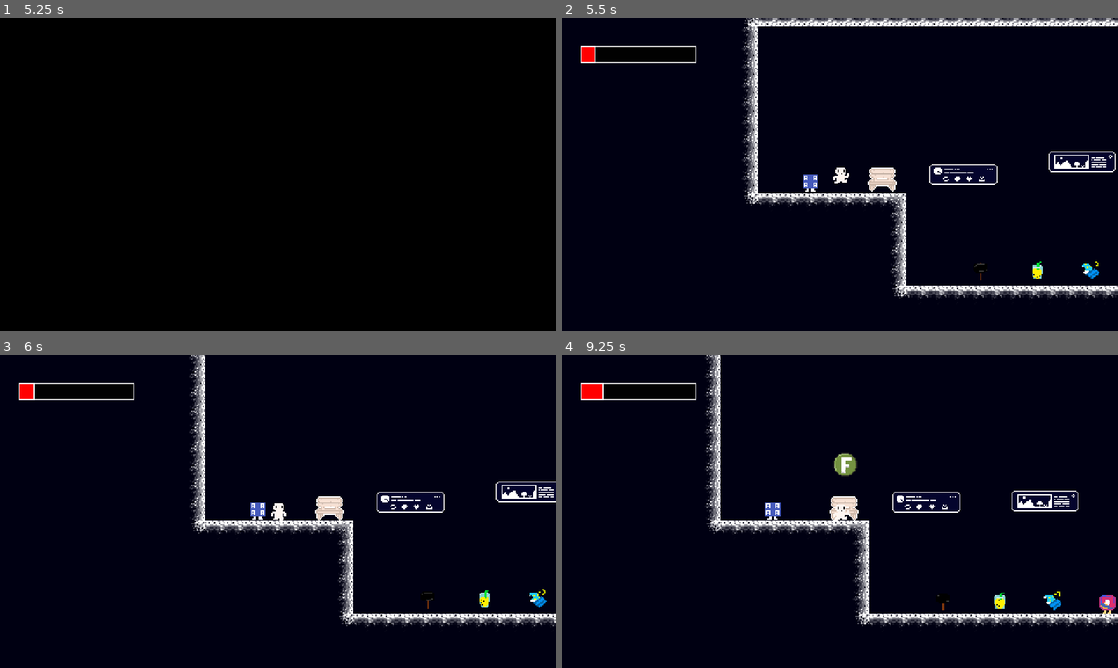
Above: before the commit, frames 1-4 (two rows, left to right).
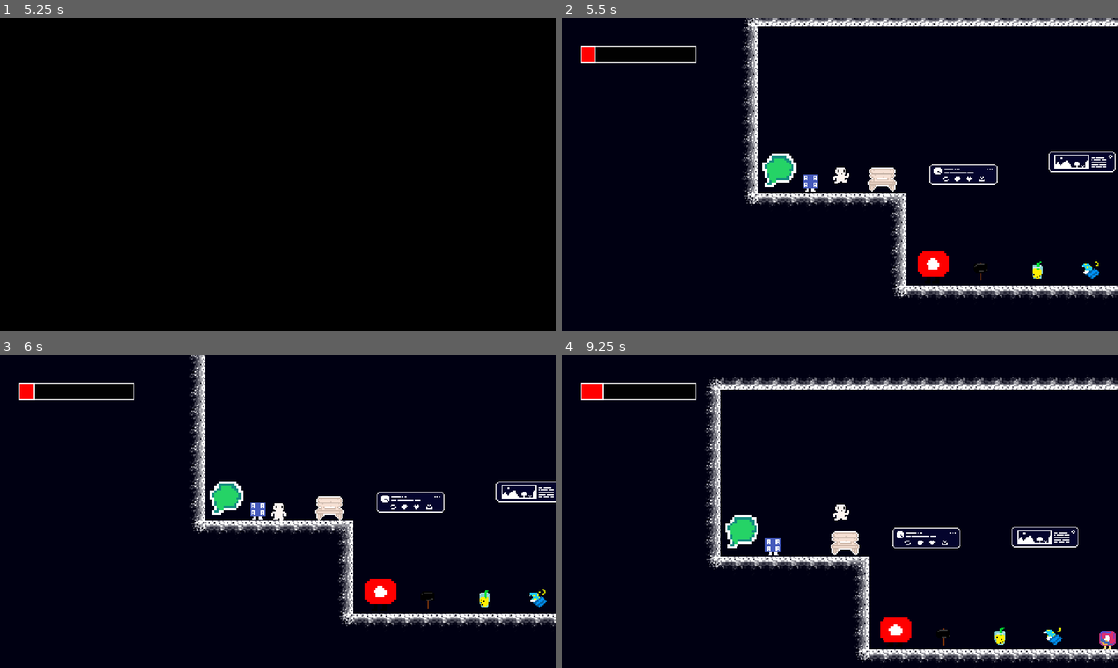
Above: after the commit, the same moments.

Repository: ilmoruuu/dontScroll
Game: Godot game, scene res://scenes/ui/main_menu.tscn
The game is run twice, just before and just after one commit, with the same random seed, the same clock (stepped at 60 frames per second) and the same inputs.
Inputs:
- Up to frame 1 (5.25 s): click "Iniciar" at 0.5 s; tap Enter (ui_accept) at 1.25, 1.52, 2.27, 3.5, 3.77, 4.52 s; hold Right (ui_right) 1.28-2.78 s; tap F (interact) at 1.35, 2.85, 4.35 s; tap D (use_item) at 2.1, 3.6, 5.1 s; hold Left (ui_left) 2.78-3.53 s; hold Right (ui_right) 3.53-5.03 s; hold Left (ui_left) from 5.03 s (still down)
- Up to frame 2 (5.5 s): keep holding Left (ui_left); tap Enter (ui_accept) at 5.27 s
- Up to frame 3 (6 s): release Left (ui_left) at 5.78 s; hold Right (ui_right) from 5.78 s (still down); tap F (interact) at 5.85 s
- Up to frame 4 (9.25 s): release Right (ui_right) at 6.53 s; hold Left (ui_left) 6.53-8.03 s; tap D (use_item) at 6.6, 8.1 s; tap Enter (ui_accept) at 6.77, 7.52, 8.27 s; tap F (interact) at 7.35, 8.85 s; hold Right (ui_right) from 8.03 s (still down)

Frame 1 is identical in both runs. In frame 2, 0.9% of the frame differs, in the area x 36-70%, y 43-83%; in frame 3, 0.9%; in frame 4, 14%, in the area x 25-100%, y 0-99%.

Commit message:
feat: inimigos iutuba e zapi na fase 1

Diff:
--- a/dont-scroll/entities/enemies/iutuba.tscn
+++ b/dont-scroll/entities/enemies/iutuba.tscn
@@ -41,3 +41,9 @@
 animation = &"idle"
 autoplay = "idle"
 frame_progress = 0.717402
+
+[node name="FloorCheck" type="RayCast2D" parent="." unique_id=2018821007]
+position = Vector2(15, 20)
+
+[node name="WallCheck" type="RayCast2D" parent="." unique_id=748412424]
+position = Vector2(15, 0)
--- a/dont-scroll/entities/enemies/zapi.tscn
+++ b/dont-scroll/entities/enemies/zapi.tscn
@@ -40,3 +40,9 @@
 animation = &"idle"
 autoplay = "idle"
 frame_progress = 0.6904842
+
+[node name="FloorCheck" type="RayCast2D" parent="." unique_id=1330033960]
+position = Vector2(15, 20)
+
+[node name="WallCheck" type="RayCast2D" parent="." unique_id=535124849]
+position = Vector2(15, 0)
--- a/dont-scroll/scenes/levels/fase1.tscn
+++ b/dont-scroll/scenes/levels/fase1.tscn
@@ -16,6 +16,8 @@
 [ext_resource type="PackedScene" uid="uid://dk85fxcwyw8nw" path="res://entities/enemies/aribook.tscn" id="14_h28po"]
 [ext_resource type="PackedScene" uid="uid://wvwtw3mekkrb" path="res://entities/enemies/estagram.tscn" id="15_ymah1"]
 [ext_resource type="Script" uid="uid://bwcs3bcuc0rro" path="res://entities/enemies/enemy.gd" id="16_3u7fm"]
+[ext_resource type="PackedScene" uid="uid://c2a8len2vs3wb" path="res://entities/enemies/iutuba.tscn" id="17_fpbt8"]
+[ext_resource type="PackedScene" uid="uid://qtm2nlqomd3g" path="res://entities/enemies/zapi.tscn" id="18_2y8a1"]
 
 [sub_resource type="PhysicsMaterial" id="PhysicsMaterial_4bc74"]
 
@@ -163,3 +165,11 @@
 [node name="estagram" parent="Enemies" unique_id=99027874 instance=ExtResource("15_ymah1")]
 position = Vector2(-80, 27)
 script = ExtResource("16_3u7fm")
+
+[node name="iutuba" parent="Enemies" unique_id=270139472 instance=ExtResource("17_fpbt8")]
+position = Vector2(-69, 142)
+script = ExtResource("16_3u7fm")
+
+[node name="zapi" parent="Enemies" unique_id=132603691 instance=ExtResource("18_2y8a1")]
+position = Vector2(-374, 1)
+script = ExtResource("16_3u7fm")
